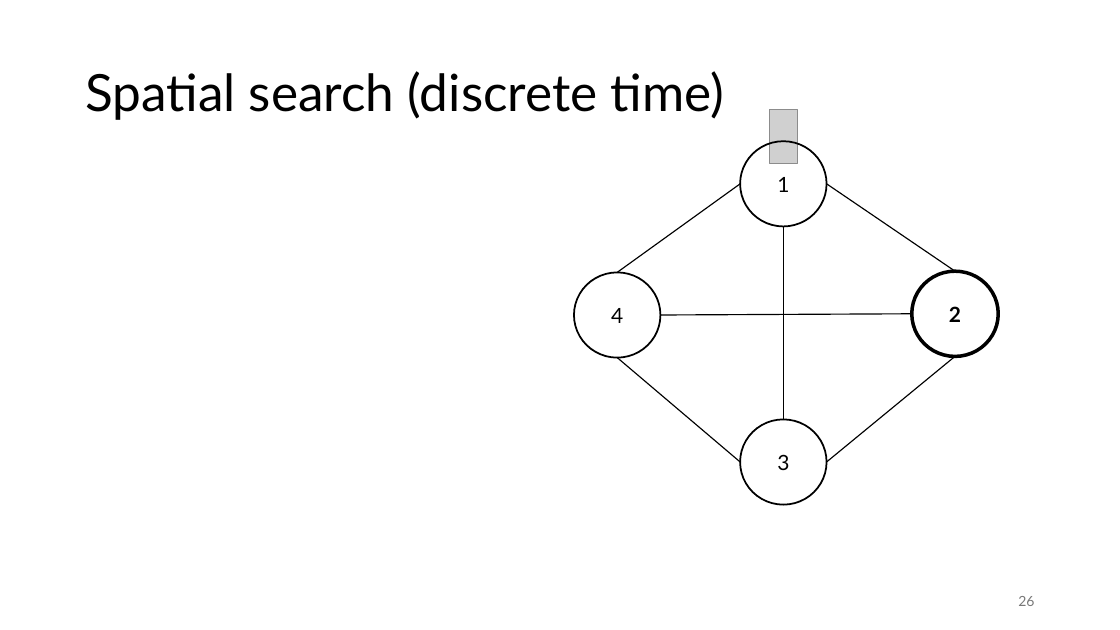
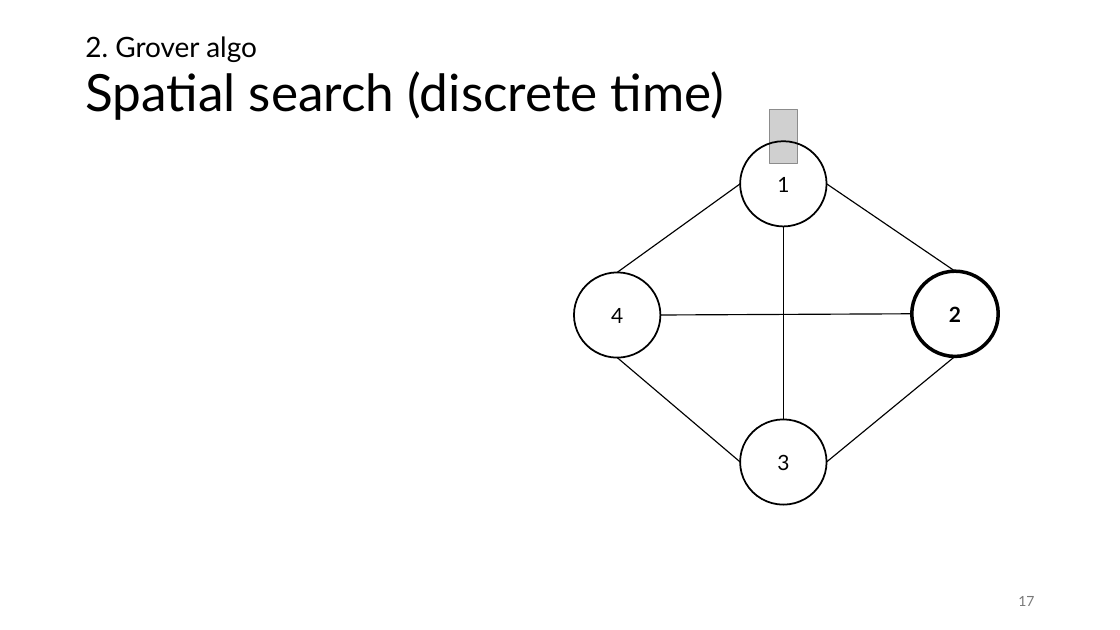
Before and after one commit to vutuanhai237/CourseMaterialsUIT, a slide deck: slide 17 of SExxx-Quantum computng/Slide/x. On Problems Quantum Computers Can Solve Efficiently (template).pptx (slide 26 before the commit). Drawn at 1120x630 pixels with LibreOffice and Linux fonts; fonts in the diff are those of the drawing; grey boxes stand for pictures. Boxes give left, top, right and bottom in pixels: in the first picture for what was removed or moved away, otherwise in the second. Text is boxed around its words. In the diff, an @@ line names an element or a change of style, - is before the commit and + after.

```diff
--- a/SExxx-Quantum computng/Slide/x. On Problems Quantum Computers Can Solve Efficiently (template).pptx
+++ b/SExxx-Quantum computng/Slide/x. On Problems Quantum Computers Can Solve Efficiently (template).pptx
@@ text added at [85,36,257,62], 24 pt, text #000000 @@
+2. Grover algo
@@ page number at [1018,596,1034,606]: text changed @@
-26
+17
```
Also in this commit, not shown: 16 other slides changed, 1 slide added, 11 slides removed, 3 other files.
